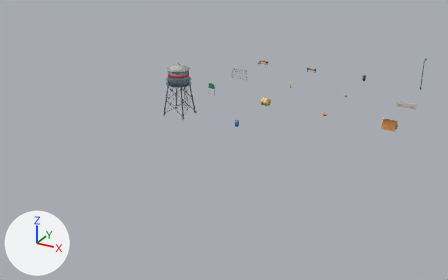
An edit to the Blender file assets/rc/kit/props.blend, drawn before and after from the same camera.
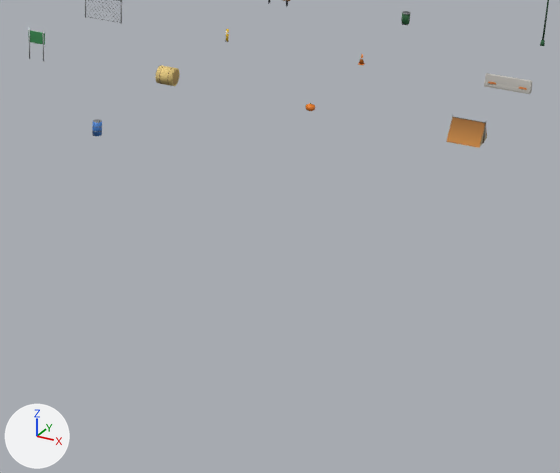
The first picture shows the older version from a camera (50 mm lens) standing at (49.4, -105.5, 35.0) and looking at (10.6, -35.0, -0.2). The close-ups show the older and then the newer version on the part from 44% to 96% of the width and 25% to 95% of the height of that picture. Only the edits that show in the close-ups are written down. Every picture has the same lights, and +X, +Y and +Z are marked at lower left.

Objects in the first close-up: 'jersey-barrier__Kit_Wood', 'tent__Kit_Wood' and 9 more.
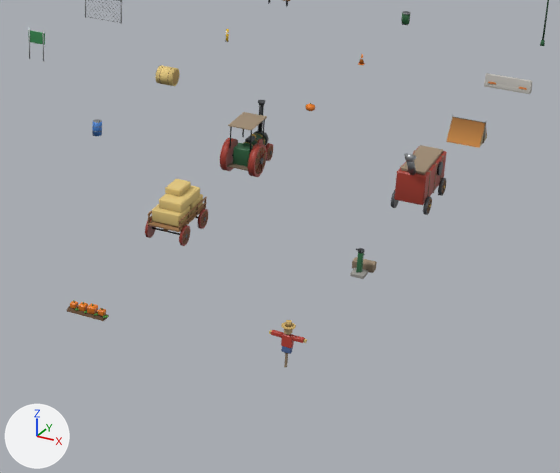
Changed parts and their boxes (x1, y1, x2, y2) in the close-ups (560 x 473 px):
'hay-wagon__Kit_Wood', added (yellow): after (148, 179, 208, 244)
'thresher__Kit_Paint', added (red): after (391, 147, 447, 215)
'steam-tractor__Kit_Paint', added: after (220, 133, 273, 177)
'thresher__Kit_Wood', added (brown): after (400, 145, 446, 213)
'steam-tractor__Kit_Wood', added (brown): after (227, 112, 273, 174)
'steam-tractor__Kit_Metal', added: after (229, 100, 272, 164)
'scarecrow__Kit_Paint', added: after (271, 330, 305, 354)
'hay-wagon__Kit_Paint', added: after (145, 208, 208, 246)
'water-pump__Kit_Wood', added: after (350, 257, 377, 279)
'crop-row@1__Kit_Paint', added: after (70, 301, 106, 316)
'thresher__Kit_Metal', added: after (404, 154, 445, 208)
'crop-row@1__Kit_Wood', added: after (67, 300, 109, 321)
'scarecrow__Kit_Wood', added: after (269, 320, 307, 367)
'water-pump__Kit_Paint', added: after (356, 252, 364, 273)
'hay-wagon__Kit_Metal', added: after (152, 216, 206, 238)

Diff of the bpy script that builds the scene:
```diff
--- a/assets/rc/kit/props.blend.py
+++ b/assets/rc/kit/props.blend.py
@@ ob_scarecrow__kit_wood @@
+ob_scarecrow__kit_wood = bpy.data.objects.new('scarecrow__Kit_Wood', me_scarecrow__kit_wood)  # 104 vertices, 78 faces; spans x -0.86..0.86, y -0.32..0.32, z 0.0..2.32
+ob_scarecrow__kit_wood.parent = ob_scarecrow
+ob_scarecrow__kit_wood.location = (0.0, 0.0, 0.0)
@@ ob_scarecrow @@
+ob_scarecrow = bpy.data.objects.new('scarecrow', None)
+ob_scarecrow.location = (30.0, -50.0, 0.0)
@@ ob_scarecrow__kit_paint @@
+ob_scarecrow__kit_paint = bpy.data.objects.new('scarecrow__Kit_Paint', me_scarecrow__kit_paint)  # 104 vertices, 110 faces; spans x -0.75..0.75, y -0.13..0.16, z 0.77..1.92
+ob_scarecrow__kit_paint.parent = ob_scarecrow
+ob_scarecrow__kit_paint.location = (0.0, 0.0, 0.0)
@@ ob_crop_row_1__kit_wood @@
+ob_crop_row_1__kit_wood = bpy.data.objects.new('crop-row@1__Kit_Wood', me_crop_row_1__kit_wood)  # 72 vertices, 54 faces; spans x -1.0..1.14, y -0.28..0.28, z 0.0..0.58
+ob_crop_row_1__kit_wood.parent = ob_crop_row_1
+ob_crop_row_1__kit_wood.location = (0.0, 0.0, 0.0)
@@ ob_crop_row_1 @@
+ob_crop_row_1 = bpy.data.objects.new('crop-row@1', None)
+ob_crop_row_1.location = (20.0, -50.0, 0.0)
@@ ob_crop_row_1__kit_paint @@
+ob_crop_row_1__kit_paint = bpy.data.objects.new('crop-row@1__Kit_Paint', me_crop_row_1__kit_paint)  # 96 vertices, 104 faces; spans x -0.91..0.91, y -0.19..0.23, z 0.14..0.49
+ob_crop_row_1__kit_paint.parent = ob_crop_row_1
+ob_crop_row_1__kit_paint.location = (0.0, 0.0, 0.0)
@@ ob_water_pump__kit_wood @@
+ob_water_pump__kit_wood = bpy.data.objects.new('water-pump__Kit_Wood', me_water_pump__kit_wood)  # 48 vertices, 52 faces; spans x -0.55..0.55, y -0.35..1.0, z 0.0..0.44
+ob_water_pump__kit_wood.parent = ob_water_pump
+ob_water_pump__kit_wood.location = (0.0, 0.0, 0.0)
@@ ob_water_pump @@
+ob_water_pump = bpy.data.objects.new('water-pump', None)
+ob_water_pump.location = (30.0, -40.0, 0.0)
@@ ob_water_pump__kit_paint @@
+ob_water_pump__kit_paint = bpy.data.objects.new('water-pump__Kit_Paint', me_water_pump__kit_paint)  # 32 vertices, 32 faces; spans x -0.475..0.475, y -0.12..0.93, z 0.2..1.3
+ob_water_pump__kit_paint.parent = ob_water_pump
+ob_water_pump__kit_paint.location = (0.0, 0.0, 0.0)
@@ ob_hay_wagon__kit_wood @@
+ob_hay_wagon__kit_wood = bpy.data.objects.new('hay-wagon__Kit_Wood', me_hay_wagon__kit_wood)  # 364 vertices, 288 faces; spans x -1.06..1.06, y -1.7..3.01, z 0.1..2.7
+ob_hay_wagon__kit_wood.parent = ob_hay_wagon
+ob_hay_wagon__kit_wood.location = (0.0, 0.0, 0.0)
@@ ob_hay_wagon @@
+ob_hay_wagon = bpy.data.objects.new('hay-wagon', None)
+ob_hay_wagon.location = (20.0, -40.0, 0.0)
@@ ob_hay_wagon__kit_metal @@
+ob_hay_wagon__kit_metal = bpy.data.objects.new('hay-wagon__Kit_Metal', me_hay_wagon__kit_metal)  # 104 vertices, 64 faces; spans x -1.09..1.09, y -1.26..1.26, z 0.45..0.65
+ob_hay_wagon__kit_metal.parent = ob_hay_wagon
+ob_hay_wagon__kit_metal.location = (0.0, 0.0, 0.0)
@@ ob_hay_wagon__kit_paint @@
+ob_hay_wagon__kit_paint = bpy.data.objects.new('hay-wagon__Kit_Paint', me_hay_wagon__kit_paint)  # 384 vertices, 264 faces; spans x -1.08..1.08, y -1.7..1.7, z 0.0..1.1
+ob_hay_wagon__kit_paint.parent = ob_hay_wagon
+ob_hay_wagon__kit_paint.location = (0.0, 0.0, 0.0)
@@ ob_thresher__kit_wood @@
+ob_thresher__kit_wood = bpy.data.objects.new('thresher__Kit_Wood', me_thresher__kit_wood)  # 212 vertices, 142 faces; spans x -1.0..1.0, y -1.81..3.08, z 0.09..2.56
+ob_thresher__kit_wood.parent = ob_thresher
+ob_thresher__kit_wood.location = (0.0, 0.0, 0.0)
@@ ob_thresher @@
+ob_thresher = bpy.data.objects.new('thresher', None)
+ob_thresher.location = (30.0, -30.0, 0.0)
@@ ob_thresher__kit_metal @@
+ob_thresher__kit_metal = bpy.data.objects.new('thresher__Kit_Metal', me_thresher__kit_metal)  # 152 vertices, 90 faces; spans x -1.04..1.04, y -2.85..1.5, z 0.4..3.87
+ob_thresher__kit_metal.parent = ob_thresher
+ob_thresher__kit_metal.location = (0.0, 0.0, 0.0)
@@ ob_thresher__kit_paint @@
+ob_thresher__kit_paint = bpy.data.objects.new('thresher__Kit_Paint', me_thresher__kit_paint)  # 344 vertices, 242 faces; spans x -1.02..1.02, y -2.0..2.0, z 0.0..2.4
+ob_thresher__kit_paint.parent = ob_thresher
+ob_thresher__kit_paint.location = (0.0, 0.0, 0.0)
@@ ob_steam_tractor__kit_wood @@
+ob_steam_tractor__kit_wood = bpy.data.objects.new('steam-tractor__Kit_Wood', me_steam_tractor__kit_wood)  # 192 vertices, 120 faces; spans x -1.07..1.07, y -1.83..1.73, z 0.09..3.08
+ob_steam_tractor__kit_wood.parent = ob_steam_tractor
+ob_steam_tractor__kit_wood.location = (0.0, 0.0, 0.0)
@@ ob_steam_tractor @@
+ob_steam_tractor = bpy.data.objects.new('steam-tractor', None)
+ob_steam_tractor.location = (20.0, -30.0, 0.0)
@@ ob_steam_tractor__kit_metal @@
+ob_steam_tractor__kit_metal = bpy.data.objects.new('steam-tractor__Kit_Metal', me_steam_tractor__kit_metal)  # 420 vertices, 290 faces; spans x -1.16..1.16, y -1.64..1.62, z 0.42..3.58
+ob_steam_tractor__kit_metal.parent = ob_steam_tractor
+ob_steam_tractor__kit_metal.location = (0.0, 0.0, 0.0)
@@ ob_steam_tractor__kit_paint @@
+ob_steam_tractor__kit_paint = bpy.data.objects.new('steam-tractor__Kit_Paint', me_steam_tractor__kit_paint)  # 512 vertices, 346 faces; spans x -1.12..1.12, y -2.0..1.82, z 0.0..1.9
+ob_steam_tractor__kit_paint.parent = ob_steam_tractor
+ob_steam_tractor__kit_paint.location = (0.0, 0.0, 0.0)
```
